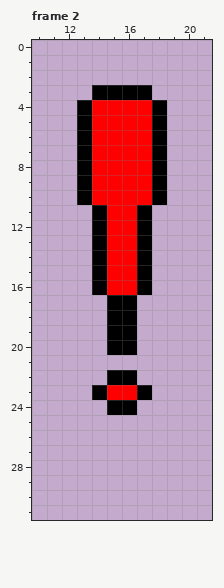
File history of a pixel-art file, wip-art/enemy_alert.aseprite. The picture above was drawn from the file before the commit.
32x32 pixels, 4 frames. Shown: frame 2: x 10..21, y 0..31. The commit also changed other frames, which this record leaves out.
The result:
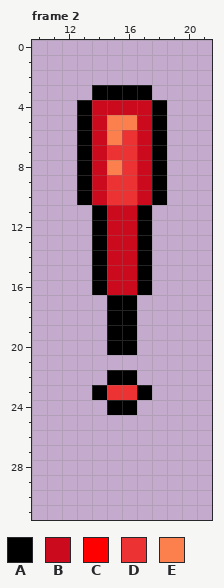
Palette (. is transparent): A #000000  B #cb0a1d  C #ff0000  D #ec3232  E #fc804d
From the commit log: added shading to ememyalerticon
Changes in this commit:
{"where": "frame 2"}
{"frame":2,"y":4,"x":14,"old":"CCCC","new":"BBBB"}
{"frame":2,"y":5,"x":14,"old":"CCCC","new":"BEEB"}
{"frame":2,"y":6,"x":14,"old":"CCCC","new":"BEDB"}
{"frame":2,"y":7,"x":14,"old":"CCCC","new":"BDDB"}
{"frame":2,"y":8,"x":14,"old":"CCCC","new":"BEDB"}
{"frame":2,"y":9,"x":14,"old":"CCCC","new":"BDDB"}
{"frame":2,"y":10,"x":14,"old":"CCCC","new":"BDDB"}
{"frame":2,"y":11,"x":15,"old":"CC","new":"BB"}
{"frame":2,"y":12,"x":15,"old":"CC","new":"BB"}
{"frame":2,"y":13,"x":15,"old":"CC","new":"BB"}
{"frame":2,"y":14,"x":15,"old":"CC","new":"BB"}
{"frame":2,"y":15,"x":15,"old":"CC","new":"BB"}
{"frame":2,"y":16,"x":15,"old":"CC","new":"BB"}
{"frame":2,"y":23,"x":15,"old":"CC","new":"DD"}
{"label":"changed","picture_box":[92,100,152,295]}
{"label":"changed","picture_box":[107,385,137,400]}
